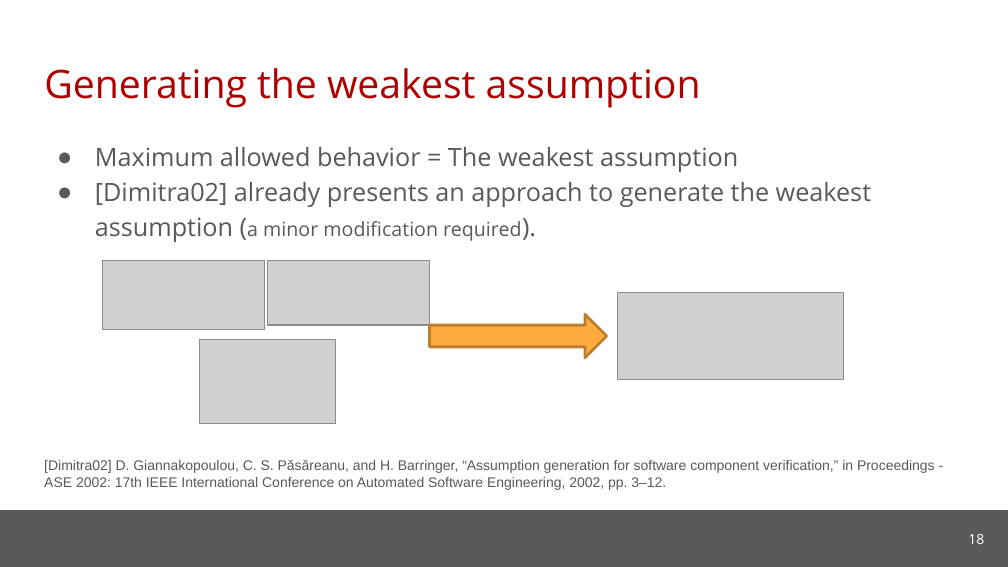
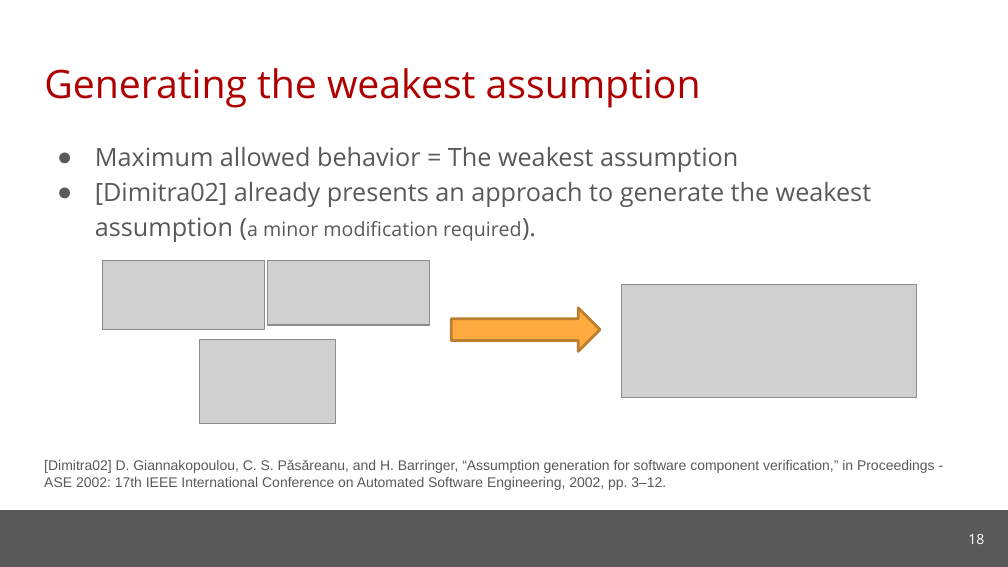
Before and after one commit to cmu-soda/Robustness, a slide deck: slide 18 of Robustness.pptx. Drawn at 1008x567 pixels with LibreOffice and Linux fonts; fonts in the diff are those of the drawing; grey boxes stand for pictures; background and template pictures are left out. Boxes give left, top, right and bottom in pixels: in the first picture for what was removed or moved away, otherwise in the second. Text is boxed around its words. In the diff, an @@ line names an element or a change of style, - is before the commit and + after.

```diff
--- a/Robustness.pptx
+++ b/Robustness.pptx
@@ picture: place and size @@
-picture at (617,292,844,379)
+picture at (622,284,916,397)
@@ right arrow: place and size @@
-right arrow at (429,314,607,358)
+right arrow at (452,308,601,352)
```
Also in this commit, not shown: 5 other slides changed, 9 slides added, 1 slide removed.
